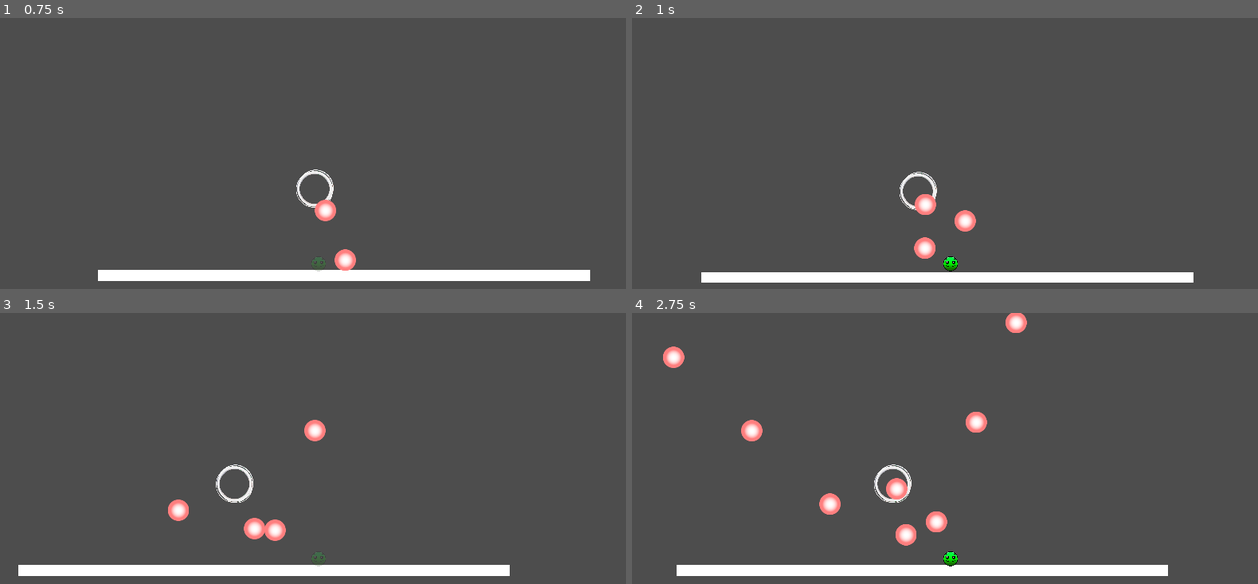
Above: before the commit, frames 1-4 (two rows, left to right).
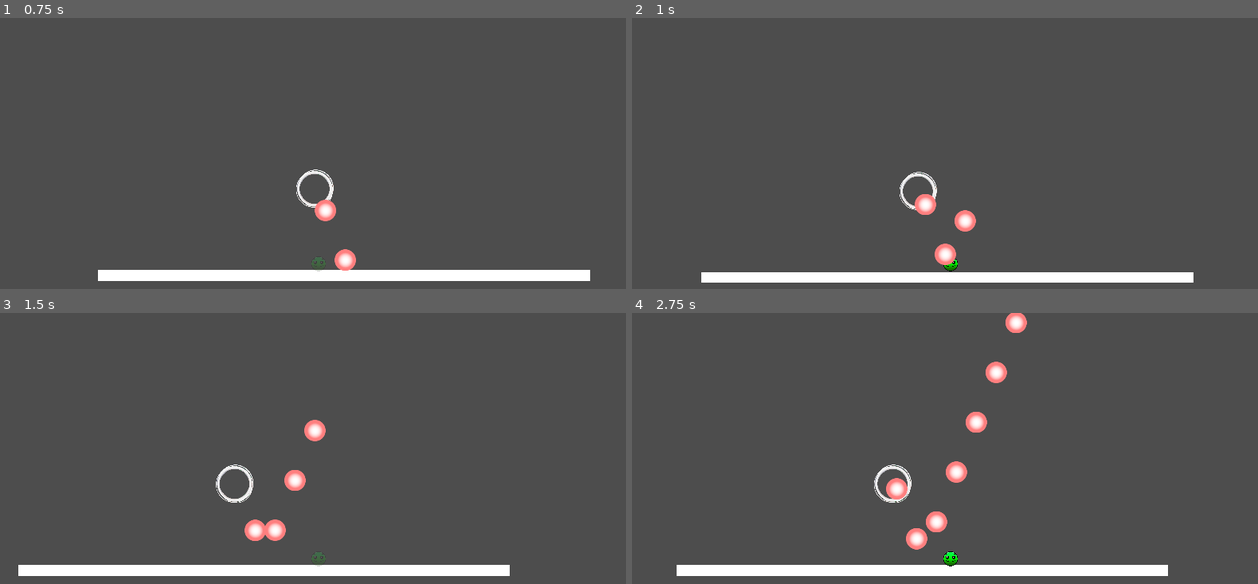
Above: after the commit, the same moments.

Repository: ReusableChopsticks/BreakoutBossfight
Game: Godot game, scene res://scenes/TestLevel.tscn
Two runs of this game, one before a commit and one after it. Both use one fixed random seed, a clock stepped at 60 frames per second and the inputs below. This scene is started directly instead of the project's main scene.
Inputs:
- Up to frame 1 (0.75 s): hold Right (move_right) from 0.53 s (still down); tap C (dash) at 0.6 s
- Up to frame 2 (1 s): keep holding Right (move_right); tap Z (jump) at 0.77 s
- Up to frame 3 (1.5 s): keep holding Right (move_right); tap C (dash) at 1.35 s
- Up to frame 4 (2.75 s): tap Z (jump) at 1.52 s; release Right (move_right) at 2.03 s; hold Left (move_left) from 2.03 s (still down); tap C (dash) at 2.1 s

Frame 1 is identical in both runs. In frame 2, 0.4% of the frame differs, in the area x 45-52%, y 80-92%; in frame 3, 0.5%; in frame 4, 1.4%, in the area x 4-60%, y 12-88%.

Commit message:
collision layers set up

Diff:
--- a/entities/player/player.tscn
+++ b/entities/player/player.tscn
@@ -95,6 +95,7 @@
 
 [node name="Player" type="CharacterBody2D"]
 scale = Vector2(0.931818, 0.931818)
+collision_mask = 37
 script = ExtResource("1_pe5m7")
 jump_velocity = -600.0
 max_fall_velocity = 2000
@@ -160,6 +161,7 @@
 }
 
 [node name="HurtboxComponent" parent="." node_paths=PackedStringArray("health_component") instance=ExtResource("3_wxa5a")]
+collision_mask = 10
 health_component = NodePath("../HealthComponent")
 
 [node name="CollisionShape2D" type="CollisionShape2D" parent="HurtboxComponent"]
--- a/entities/projectiles/base_bullet.tscn
+++ b/entities/projectiles/base_bullet.tscn
@@ -4,9 +4,12 @@
 [ext_resource type="PackedScene" uid="uid://cfrxt4vfmroyh" path="res://components/hitbox_component.tscn" id="2_lv403"]
 
 [node name="BaseBullet" type="CharacterBody2D"]
+collision_layer = 8
+collision_mask = 4
 script = ExtResource("1_voc8i")
 metadata/_edit_group_ = true
 
 [node name="Sprite2D" type="Sprite2D" parent="."]
 
 [node name="HitboxComponent" parent="." instance=ExtResource("2_lv403")]
+collision_layer = 8
--- a/entities/projectiles/basic_bullet.tscn
+++ b/entities/projectiles/basic_bullet.tscn
@@ -4,20 +4,20 @@
 [ext_resource type="Texture2D" uid="uid://btuyqbjlvg3sf" path="res://entities/projectiles/BasicBulletSprite.png" id="2_65yj3"]
 [ext_resource type="Script" path="res://entities/projectiles/basic_bullet.gd" id="2_ofm20"]
 
+[sub_resource type="CircleShape2D" id="CircleShape2D_nabxq"]
+radius = 30.0167
+
 [sub_resource type="CircleShape2D" id="CircleShape2D_olmp3"]
 radius = 31.0161
-
-[sub_resource type="CircleShape2D" id="CircleShape2D_nabxq"]
-radius = 30.0167
 
 [node name="BasicBullet" instance=ExtResource("1_yyb4r")]
 script = ExtResource("2_ofm20")
 
-[node name="Sprite2D" parent="." index="0"]
+[node name="CollisionShape2D" type="CollisionShape2D" parent="." index="0"]
+shape = SubResource("CircleShape2D_nabxq")
+
+[node name="Sprite2D" parent="." index="1"]
 texture = ExtResource("2_65yj3")
 
 [node name="CollisionShape2D" type="CollisionShape2D" parent="HitboxComponent" index="0"]
 shape = SubResource("CircleShape2D_olmp3")
-
-[node name="CollisionShape2D" type="CollisionShape2D" parent="." index="2"]
-shape = SubResource("CircleShape2D_nabxq")
--- a/project.godot
+++ b/project.godot
@@ -68,6 +68,15 @@
 ]
 }
 
+[layer_names]
+
+2d_physics/layer_1="Player"
+2d_physics/layer_2="Enemy"
+2d_physics/layer_3="Environment"
+2d_physics/layer_4="EnemyBullets"
+2d_physics/layer_5="PlayerBullets"
+2d_physics/layer_6="PassableFloor"
+
 [physics]
 
 2d/default_gravity=3000.0
--- a/scenes/level_1/level.tscn
+++ b/scenes/level_1/level.tscn
@@ -158,3 +158,5 @@
 
 [node name="BasicBullet" parent="." instance=ExtResource("5_7qx5f")]
 position = Vector2(1028, 555)
+collision_layer = 1
+collision_mask = 1
--- a/scenes/wall.tscn
+++ b/scenes/wall.tscn
@@ -5,6 +5,8 @@
 [node name="LeftWall" type="StaticBody2D"]
 position = Vector2(0, 503)
 scale = Vector2(0.141422, 6.58497)
+collision_layer = 4
+collision_mask = 63
 metadata/_edit_group_ = true
 
 [node name="Sprite2D" type="Sprite2D" parent="."]
